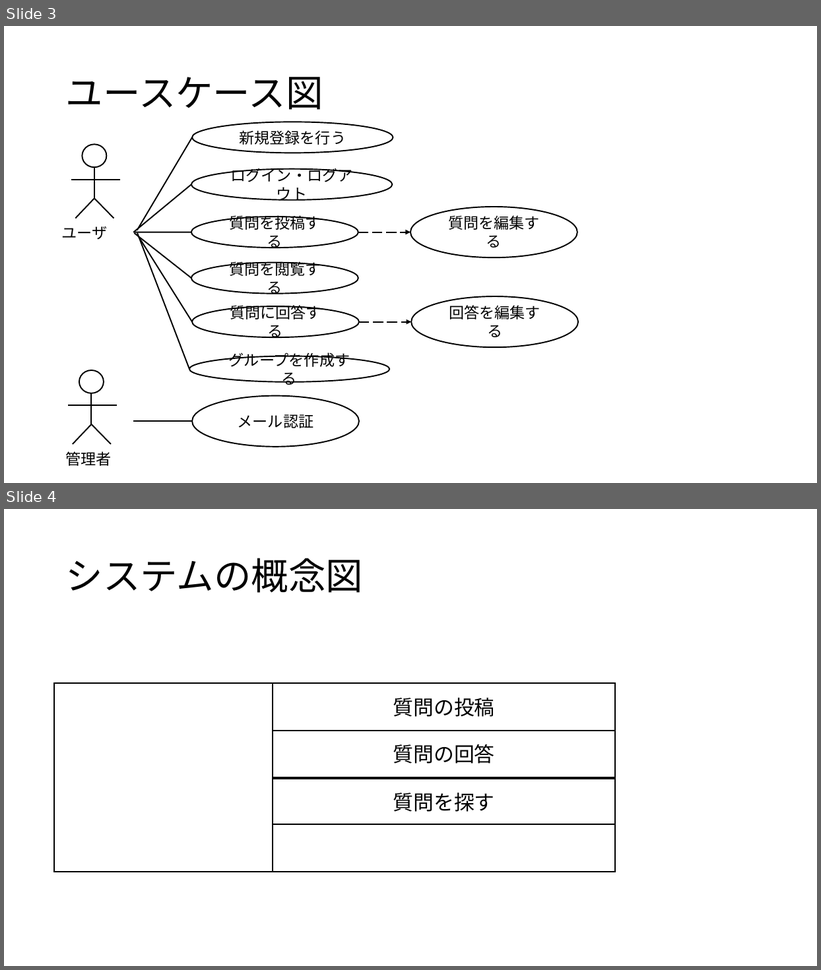
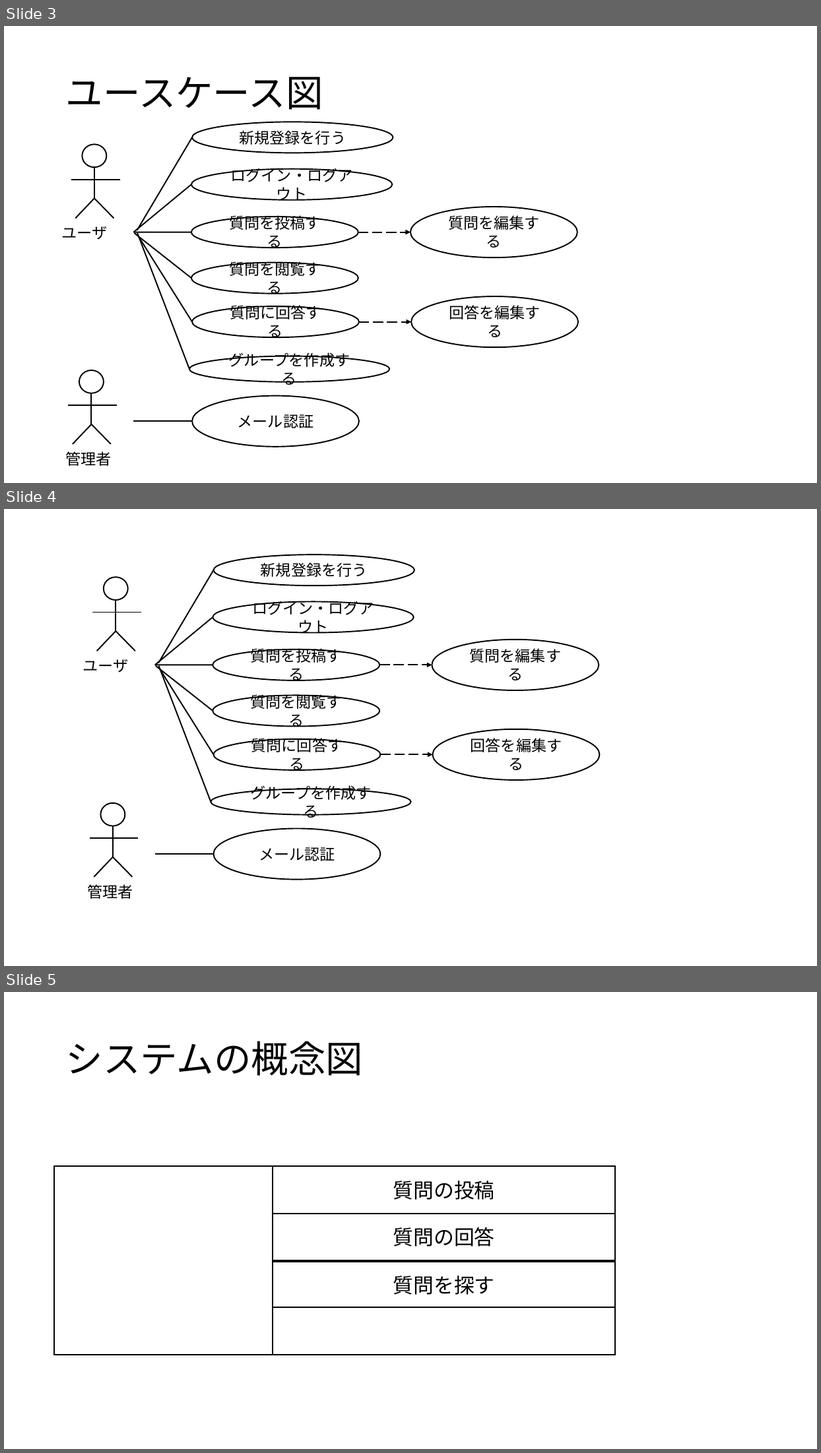
Before and after one commit to NoguchiKyosuke/zenn, a slide deck: powerpoint/architecture.pptx. Shown one above the other, each under a label of ours: slides 3 and 4 before the commit, slides 3, 4 and 5 after it. The pictures are 821x970 and 821x1453 pixels, drawn with LibreOffice and Linux fonts; fonts in the diff are those of the drawing. Boxes give left, top, right and bottom in pixels: in the first picture for what was removed or moved away, otherwise in the second. Text is boxed around its words. In the diff, an @@ line names an element or a change of style, - is before the commit and + after.

```diff
--- a/powerpoint/architecture.pptx
+++ b/powerpoint/architecture.pptx
@@ slide 4 added at (x1=4, y1=509, x2=817, y2=966), background #FFFFFF @@
@@ ellipse added at (x1=214, y1=555, x2=415, y2=586), fill #FFFFFF, outline #000000 1.5 pt, 18 pt, text #000000 @@
+新規登録を行う
@@ ellipse added at (x1=104, y1=578, x2=128, y2=601), fill #FFFFFF, outline #000000 1.5 pt @@
@@ line added from (158, 663) to (214, 570), #000000 1.5 pt @@
@@ line added from (116, 600) to (116, 631), #000000 1.5 pt @@
@@ ellipse added at (x1=213, y1=601, x2=413, y2=633), fill #FFFFFF, outline #000000 1.5 pt, 18 pt, text #000000 @@
+ログイン・ログアウト
@@ line added from (92, 612) to (141, 612), #000000 1.5 pt @@
@@ line added from (155, 665) to (213, 618), #000000 1.5 pt @@
@@ line added from (116, 631) to (96, 651), #000000 1.5 pt @@
@@ line added from (116, 631) to (135, 651), #000000 1.5 pt @@
@@ ellipse added at (x1=432, y1=640, x2=599, y2=691), fill #FFFFFF, outline #000000 1.5 pt, 18 pt, text #000000 @@
+質問を編集する
@@ text added at (x1=83, y1=659, x2=129, y2=673), 18 pt, text #000000 @@
+ユーザ
@@ line added from (155, 665) to (213, 665), #000000 1.5 pt @@
@@ line added from (156, 666) to (213, 711), #000000 1.5 pt @@
@@ line added from (159, 666) to (211, 803), #000000 1.5 pt @@
@@ ellipse added at (x1=213, y1=650, x2=380, y2=681), fill #FFFFFF, outline #000000 1.5 pt, 18 pt, text #000000 @@
+質問を投稿する
@@ arrow added from (380, 665) to (432, 665), #000000 1.5 pt dashed @@
@@ line added from (159, 667) to (214, 755), #000000 1.5 pt @@
@@ ellipse added at (x1=213, y1=696, x2=380, y2=727), fill #FFFFFF, outline #000000 1.5 pt, 18 pt, text #000000 @@
+質問を閲覧する
@@ ellipse added at (x1=214, y1=739, x2=381, y2=770), fill #FFFFFF, outline #000000 1.5 pt, 18 pt, text #000000 @@
+質問に回答する
@@ ellipse added at (x1=433, y1=729, x2=600, y2=780), fill #FFFFFF, outline #000000 1.5 pt, 18 pt, text #000000 @@
+回答を編集する
@@ arrow added from (380, 755) to (433, 755), #000000 1.5 pt dashed @@
@@ ellipse added at (x1=100, y1=803, x2=125, y2=826), fill #FFFFFF, outline #000000 1.5 pt @@
@@ ellipse added at (x1=211, y1=789, x2=411, y2=815), fill #FFFFFF, outline #000000 1.5 pt, 18 pt, text #000000 @@
+グループを作成する
@@ line added from (89, 838) to (138, 838), #000000 1.5 pt @@
@@ line added from (113, 826) to (113, 857), #000000 1.5 pt @@
@@ ellipse added at (x1=214, y1=828, x2=381, y2=880), fill #FFFFFF, outline #000000 1.5 pt, 18 pt, text #000000 @@
+メール認証
@@ line added from (113, 857) to (94, 877), #000000 1.5 pt @@
@@ line added from (113, 857) to (132, 877), #000000 1.5 pt @@
@@ line added from (155, 854) to (214, 854), #000000 1.5 pt @@
@@ text added at (x1=87, y1=885, x2=133, y2=899), 18 pt, text #000000 @@
+管理者
@@ what was slide 4 is now slide 5 @@
```
Also in this commit, not shown: 2 other files.
